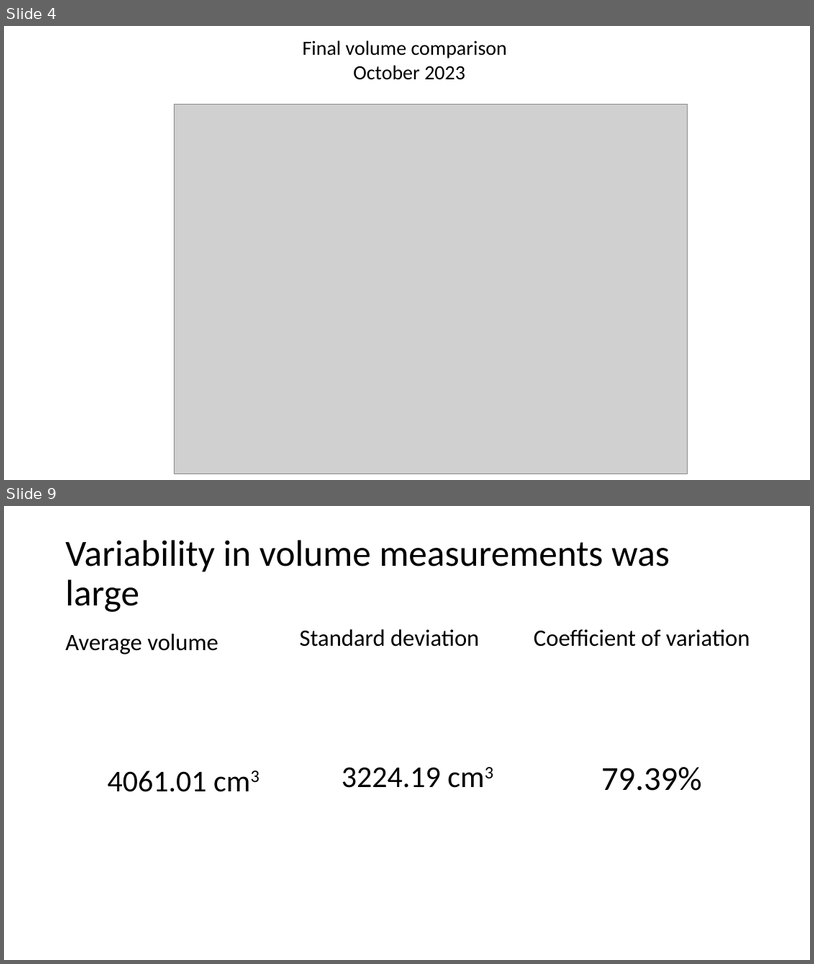
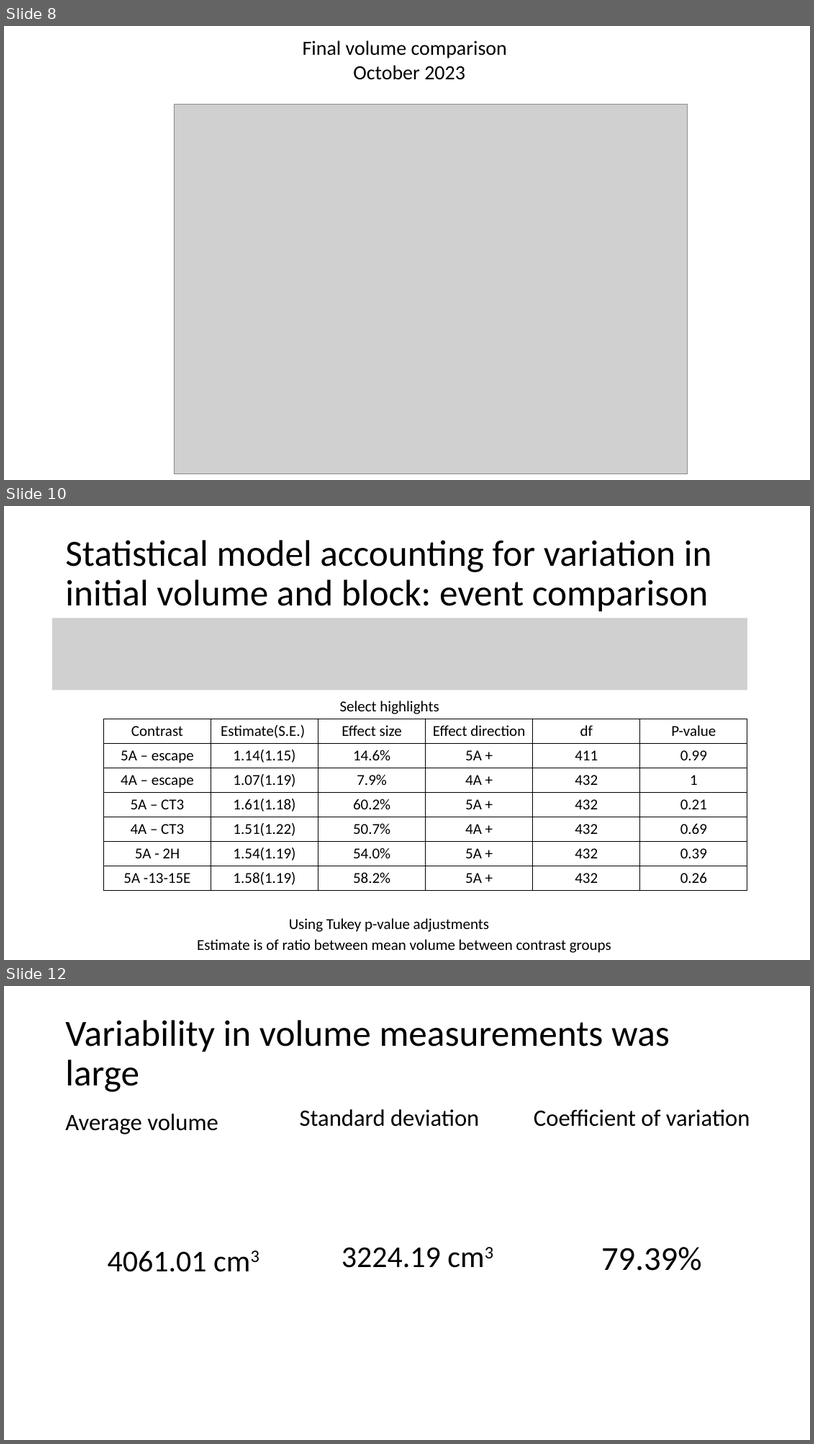
Before and after one commit to ChaneyHart/Living-Carbon, a slide deck: LC_2023/10_13_LC_summary.pptx. Shown one above the other, each under a label of ours: slides 4 and 9 before the commit, slides 8, 10 and 12 after it; the slides between them are not shown. The pictures are 814x964 and 814x1444 pixels, drawn with LibreOffice and Linux fonts; fonts in the diff are those of the drawing; grey boxes stand for pictures. Boxes give left, top, right and bottom in pixels: in the first picture for what was removed or moved away, otherwise in the second. Text is boxed around its words. In the diff, an @@ line names an element or a change of style, - is before the commit and + after.

```diff
--- a/LC_2023/10_13_LC_summary.pptx
+++ b/LC_2023/10_13_LC_summary.pptx
@@ slide 10 added at <box>4,506,810,960</box>, background #FFFFFF @@
@@ title added at <box>65,540,712,612</box>, 44 pt, text #000000 @@
+Statistical model accounting for variation in initial volume and block: event comparison
@@ picture added at <box>52,618,748,690</box> @@
@@ table added at <box>104,719,746,890</box>, 7 rows, 6 columns @@
+Contrast | Estimate(S.E.) | Effect size | Effect direction | df | P-value
+5A – escape | 1.14(1.15) | 14.6% | 5A + | 411 | 0.99
+4A – escape | 1.07(1.19) | 7.9% | 4A + | 432 | 1
+5A – CT3 | 1.61(1.18) | 60.2% | 5A + | 432 | 0.21
+4A – CT3 | 1.51(1.22) | 50.7% | 4A + | 432 | 0.69
+5A - 2H | 1.54(1.19) | 54.0% | 5A + | 432 | 0.39
+5A -13-15E | 1.58(1.19) | 58.2% | 5A + | 432 | 0.26
@@ text added at <box>340,700,439,714</box>, 18 pt, text #000000 @@
+Select highlights
@@ text added at <box>289,918,489,932</box>, 18 pt, text #000000 @@
+Using Tukey p-value adjustments
@@ text added at <box>197,939,612,952</box>, 18 pt, text #000000 @@
+Estimate is of ratio between mean volume between contrast groups
@@ what was slide 4 is now slide 8 @@
@@ what was slide 9 is now slide 12 @@
```
Also in this commit, not shown: 5 slides changed, 4 other slides added, 1 slide removed, 3 other files.
